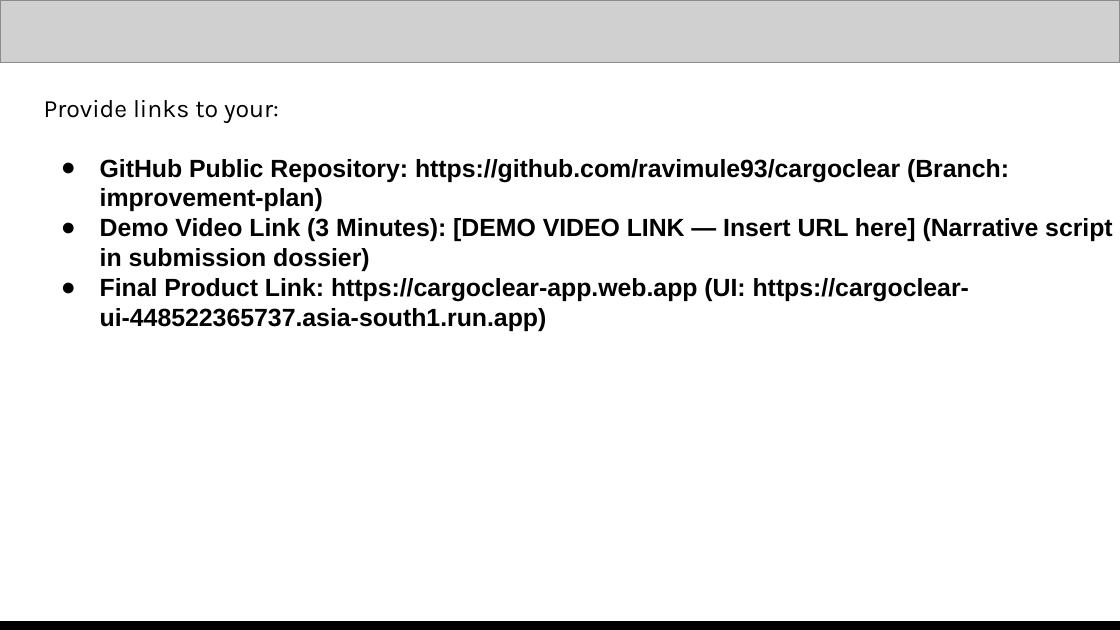
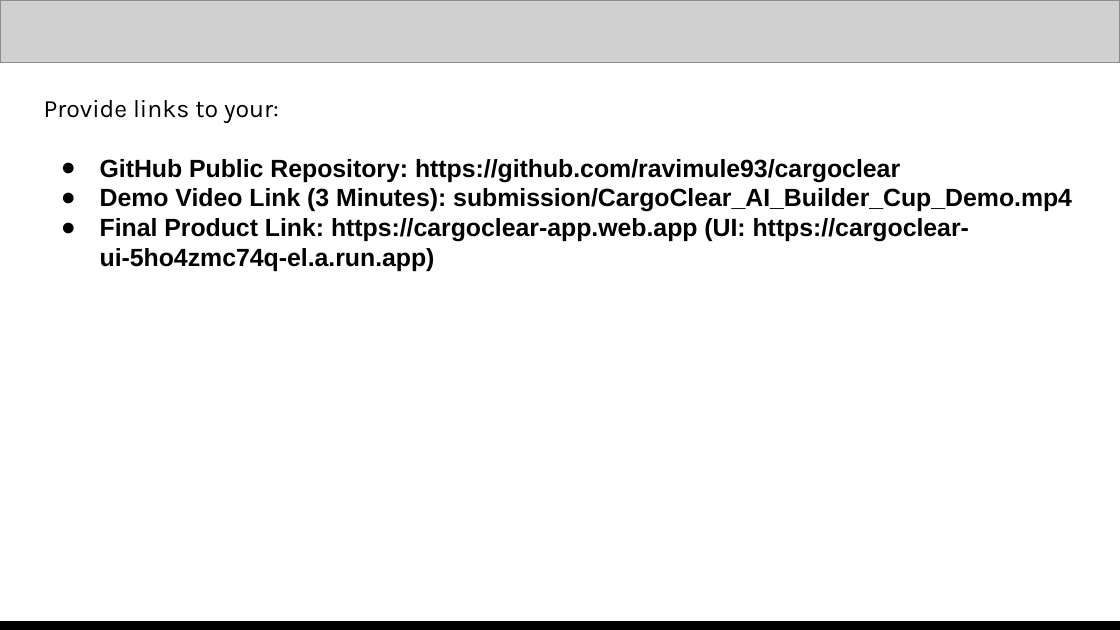
Before and after one commit to ravimule93/cargoclear, a slide deck: slide 13 of submission/CargoClear_AI_Builder_Cup_Submission.pptx (slide 14 before the commit). Drawn at 1120x630 pixels with LibreOffice and Linux fonts; fonts in the diff are those of the drawing; grey boxes stand for pictures. Boxes give left, top, right and bottom in pixels: in the first picture for what was removed or moved away, otherwise in the second. Text is boxed around its words. In the diff, an @@ line names an element or a change of style, - is before the commit and + after.

```diff
--- a/submission/CargoClear_AI_Builder_Cup_Submission.pptx
+++ b/submission/CargoClear_AI_Builder_Cup_Submission.pptx
@@ text at box(100, 159, 1072, 271): text changed @@
-● GitHub Public Repository: https://github.com/ravimule93/cargoclear (Branch: improvement-plan)
-● Demo Video Link (3 Minutes): [DEMO VIDEO LINK — Insert URL here] (Narrative script in submission dossier)
-● Final Product Link: https://cargoclear-app.web.app (UI: https://cargoclear-ui-448522365737.asia-south1.run.app)
+● GitHub Public Repository: https://github.com/ravimule93/cargoclear
+● Demo Video Link (3 Minutes): submission/CargoClear_AI_Builder_Cup_Demo.mp4
+● Final Product Link: https://cargoclear-app.web.app (UI: https://cargoclear-ui-5ho4zmc74q-el.a.run.app)
```
Also in this commit, not shown: 11 other slides changed, 1 slide removed, 15 other files.
